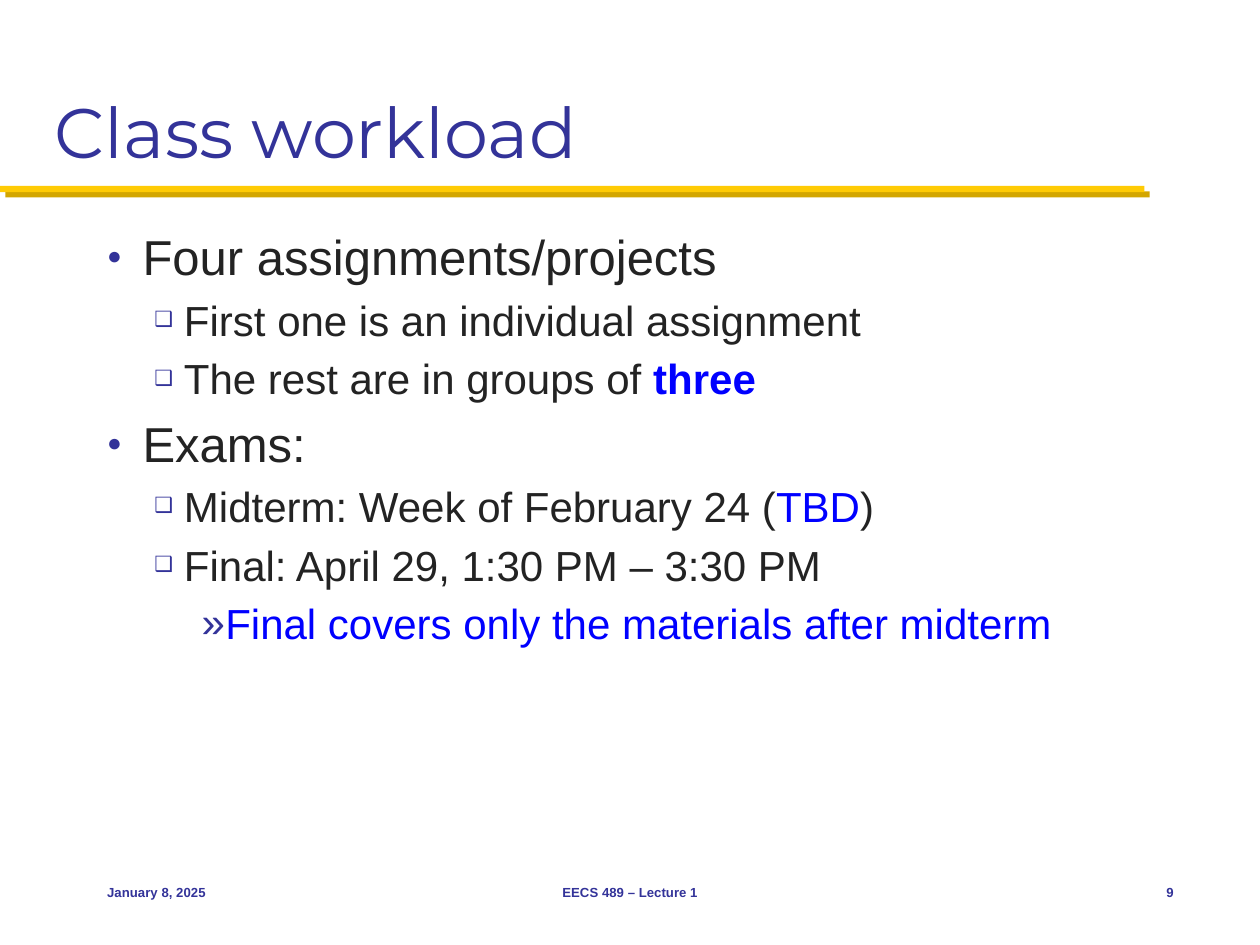
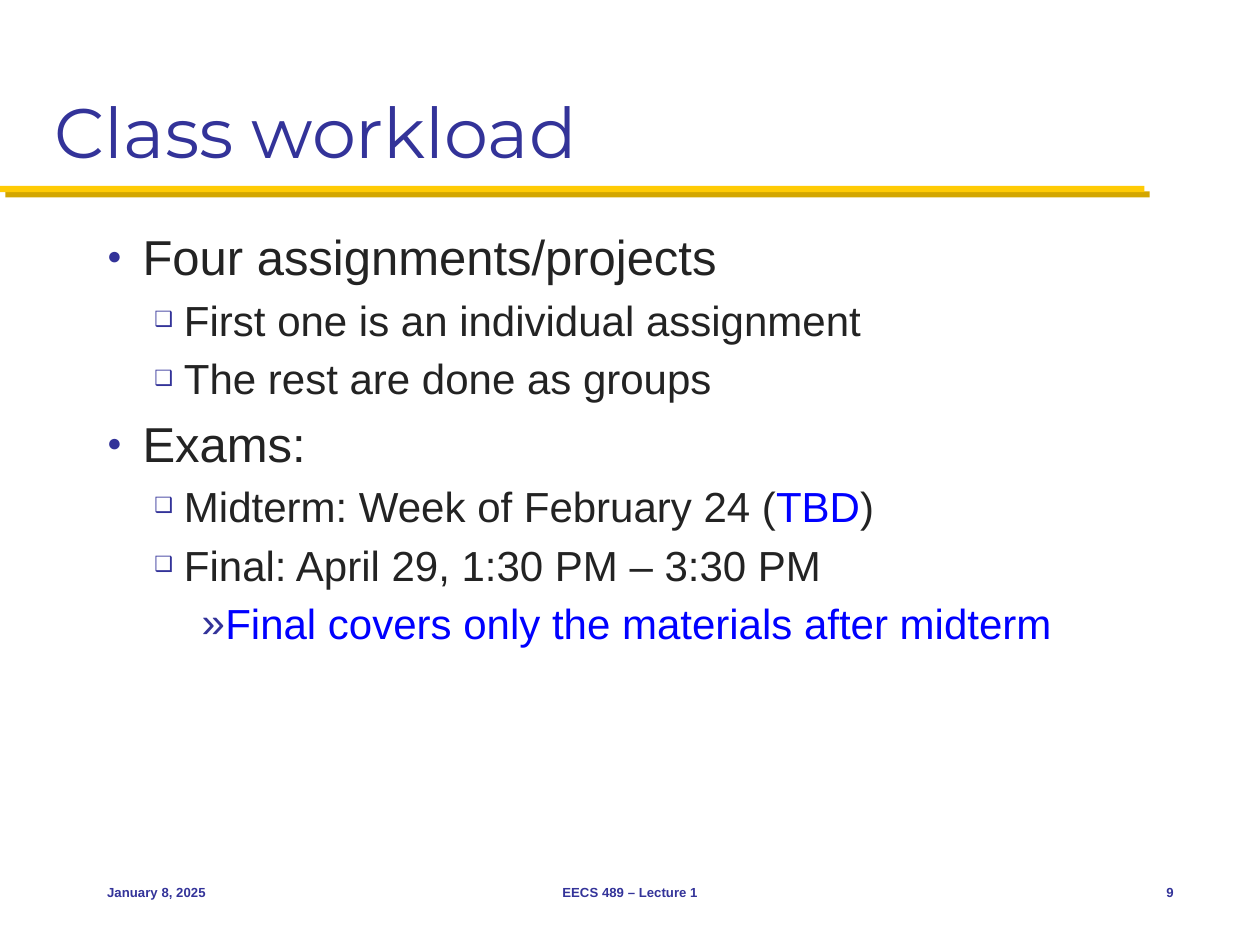
Before and after one commit to mosharaf/eecs489, a slide deck: slide 9 of Slides/010825.pptx. Drawn at 1260x945 pixels with LibreOffice and Linux fonts; fonts in the diff are those of the drawing. Boxes give left, top, right and bottom in pixels: in the first picture for what was removed or moved away, otherwise in the second. Text is boxed around its words. In the diff, an @@ line names an element or a change of style, - is before the commit and + after.

```diff
--- a/Slides/010825.pptx
+++ b/Slides/010825.pptx
@@ text at (184,363,711,403): text changed @@
-  ❑ The rest are in groups of three
+  ❑ The rest are done as groups
```
Also in this commit, not shown: 1 other file.
